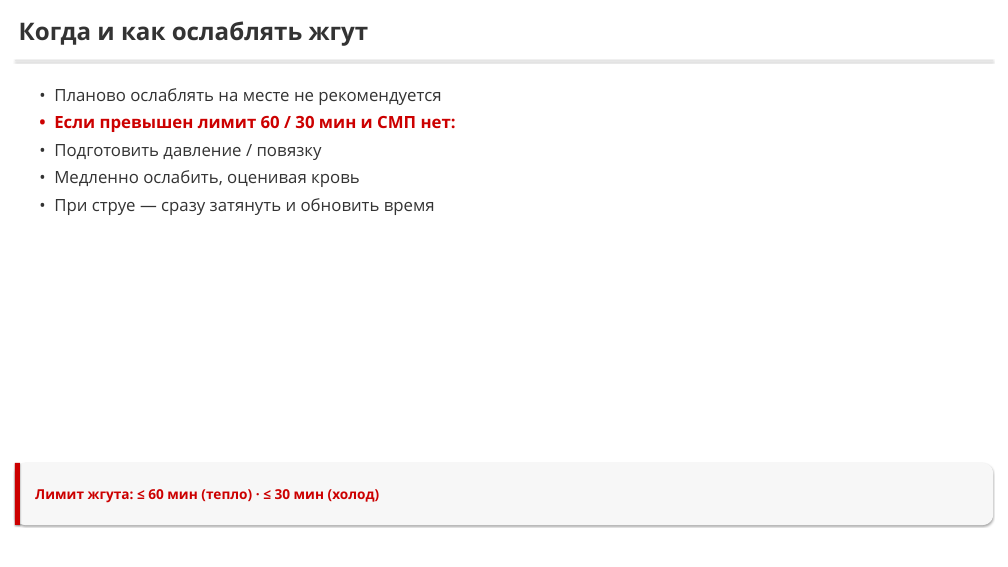
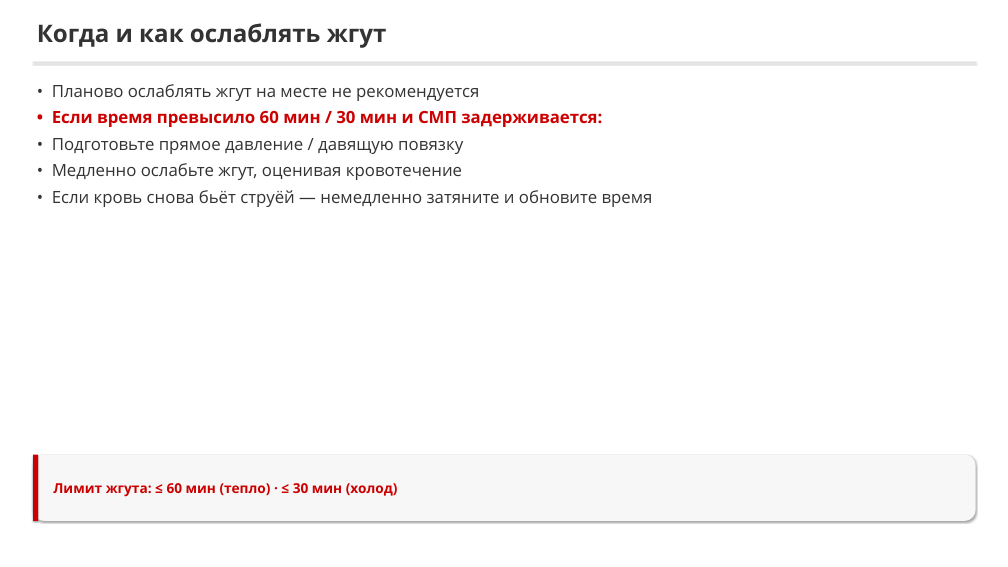
Before and after one commit to lysakalenushka-hash/-, a slide deck: slide 12 of tema2_bleeding/Последовательность_остановки_кровотечения.pptx. Drawn at 1008x567 pixels with LibreOffice and Linux fonts; fonts in the diff are those of the drawing. Boxes give left, top, right and bottom in pixels: in the first picture for what was removed or moved away, otherwise in the second. Text is boxed around its words. In the diff, an @@ line names an element or a change of style, - is before the commit and + after.

```diff
--- a/tema2_bleeding/Последовательность_остановки_кровотечения.pptx
+++ b/tema2_bleeding/Последовательность_остановки_кровотечения.pptx
@@ text "Когда и как ослаблять жгут": place and size @@
-text "Когда и как ослаблять жгут" at [19, 21, 369, 46]
+text "Когда и как ослаблять жгут" at [37, 23, 387, 48]
@@ rectangle: place and size @@
-rectangle at [15, 60, 993, 61]
+rectangle at [33, 62, 975, 63]
@@ text at [52, 84, 653, 207]: text changed @@
-• Планово ослаблять на месте не рекомендуется
-• Если превышен лимит 60 / 30 мин и СМП нет:
-• Подготовить давление / повязку
-• Медленно ослабить, оценивая кровь
-• При струе — сразу затянуть и обновить время
+• Планово ослаблять жгут на месте не рекомендуется
+• Если время превысило 60 мин / 30 мин и СМП задерживается:
+• Подготовьте прямое давление / давящую повязку
+• Медленно ослабьте жгут, оценивая кровотечение
+• Если кровь снова бьёт струёй — немедленно затяните и обновите время
@@ rounded rectangle: place and size @@
-rounded rectangle at [15, 463, 993, 525]
+rounded rectangle at [33, 455, 975, 521]
@@ rectangle: place and size @@
-rectangle at [15, 463, 20, 525]
+rectangle at [33, 455, 38, 521]
@@ text "Лимит жгута: ≤ 60 мин ...": place and size @@
-text "Лимит жгута: ≤ 60 мин ..." at [35, 489, 380, 503]
+text "Лимит жгута: ≤ 60 мин ..." at [53, 483, 398, 497]
```
Also in this commit, not shown: 7 other slides changed, 6 slides added, 6 slides removed, 7 other files.
